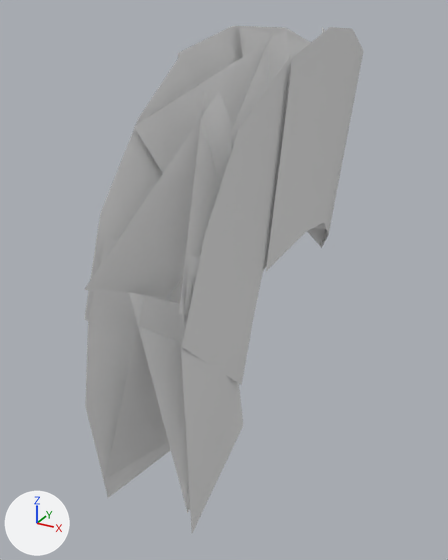
Before and after pictures for a commit that changed the glTF model assets/Converted Models/HairStyle/Human Female/Mage female hair 42.glb.
Before and after are seen from a camera (50 mm lens) standing at (0.121, -0.268, 0.235) and looking at (-0.016, -0.019, 0.111). The axes (+X, +Y, +Z) are drawn at lower left. The lights are the same throughout. The older version comes first.

In view in the first picture: '������ͷ��14_0'.
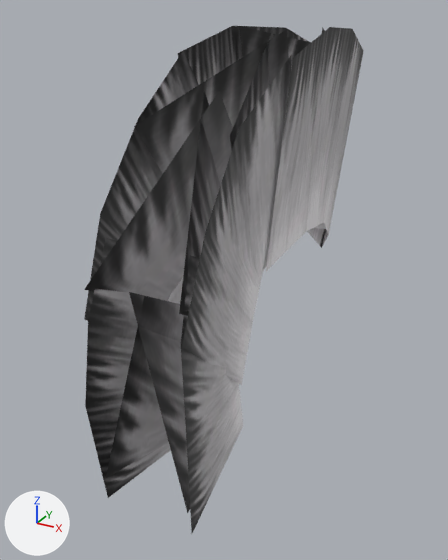
Where the change shows, as pixel boxes (x1, y1, x2, y2) in the pictures (448 x 560 px):
'������ͷ��14_0', recoloured (white to grey)
    both: (84, 26, 364, 533)

The change in detail:
Picture 'tex_6055092352253804169.dds' (img_tex_6055092352253804169_dds) is new.
Material '武侠男头发14_0_mat' (mat_武侠男头发14_0_mat) is new.
Its texture is img_tex_6055092352253804169_dds.
me_ͷ__14_0_001 has 101 vertices, 71 faces and spans x -0.026..0.026, y -0.117..0.123, z 0.044..0.228.
me_ͷ__14_0_001 gains material mat_武侠男头发14_0_mat (picture img_tex_6055092352253804169_dds).
